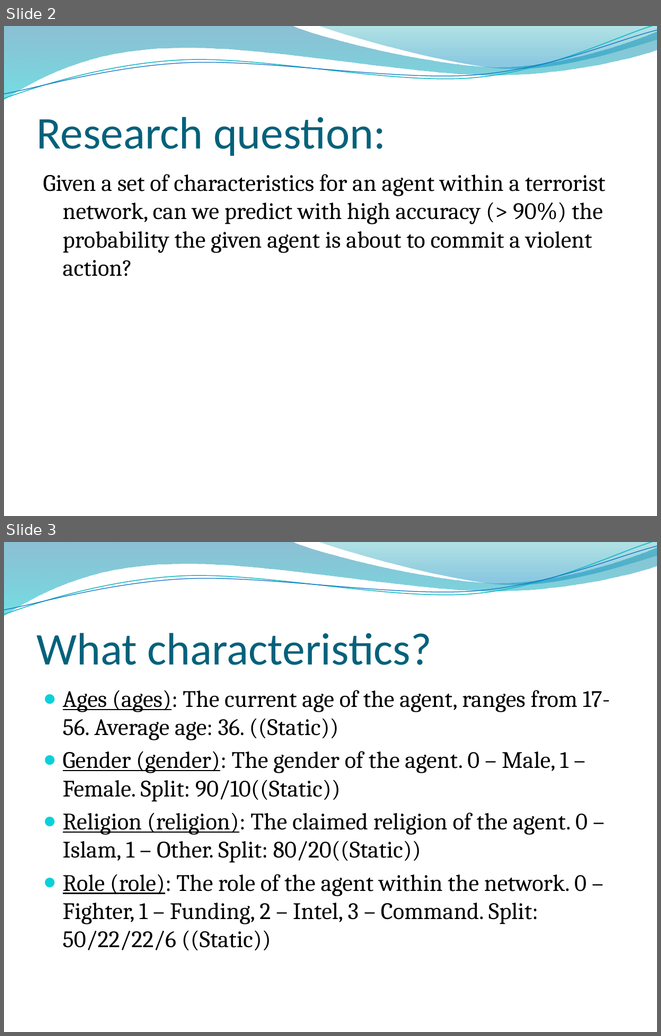
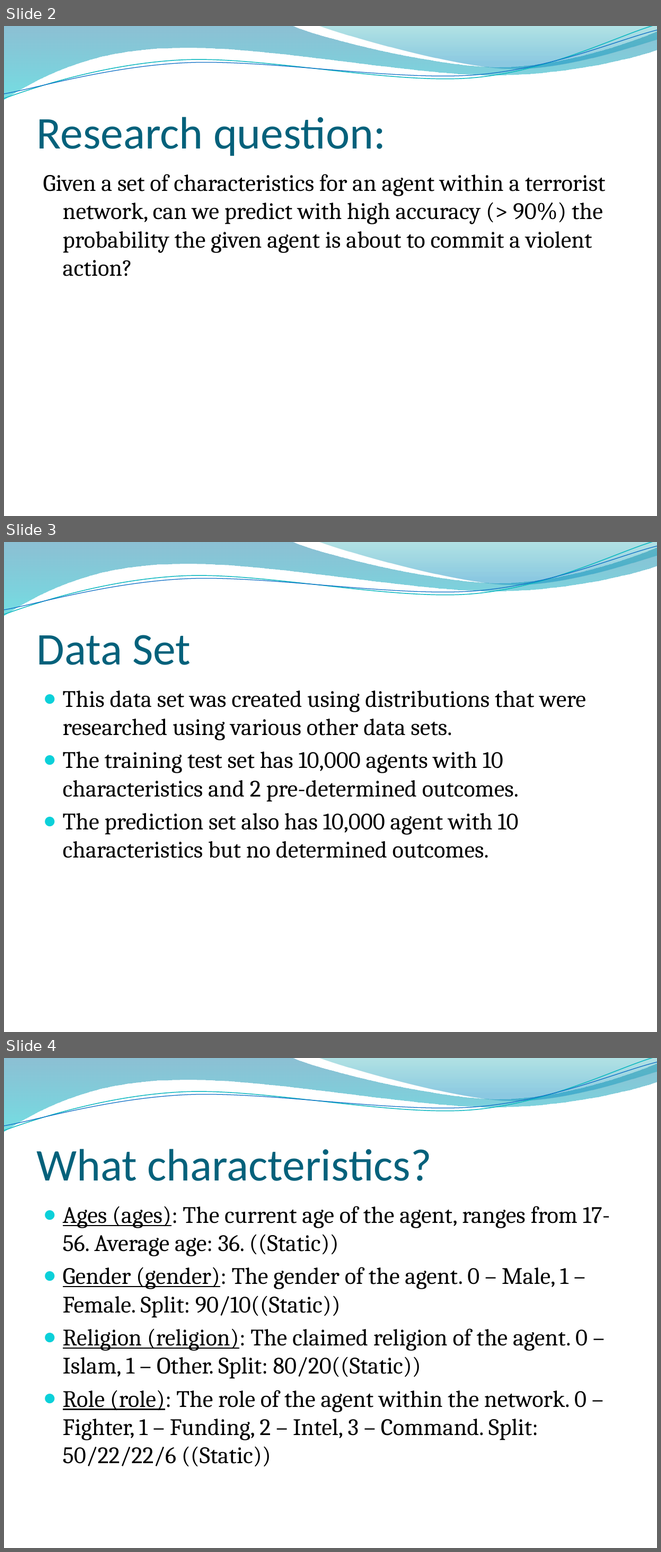
Before and after one commit to BlaHaws/Thinkful, a slide deck: CapstoneResearch/PredictingViolentThreat.pptx. Shown one above the other, each under a label of ours: slides 2 and 3 before the commit, slides 2, 3 and 4 after it. The pictures are 661x1036 and 661x1552 pixels, drawn with LibreOffice and Linux fonts; fonts in the diff are those of the drawing; background and template pictures are left out. Boxes give left, top, right and bottom in pixels: in the first picture for what was removed or moved away, otherwise in the second. Text is boxed around its words. In the diff, an @@ line names an element or a change of style, - is before the commit and + after.

```diff
--- a/CapstoneResearch/PredictingViolentThreat.pptx
+++ b/CapstoneResearch/PredictingViolentThreat.pptx
@@ slide 3 added at (4,542,657,1032), background picture (left out); not listed: 4 template elements that a slide beside it also shows @@
@@ title added at (37,635,191,665), 50 pt, text #04617B @@
+Data Set
@@ text added at (63,690,586,858), 26 pt, text #000000 @@
+● This data set was created using distributions that were researched using various other data sets.
+● The training test set has 10,000 agents with 10 characteristics and 2 pre-determined outcomes.
+● The prediction set also has 10,000 agent with 10 characteristics but no determined outcomes.
@@ what was slide 3 is now slide 4 @@
```
Also in this commit, not shown: 1 slide changed.
